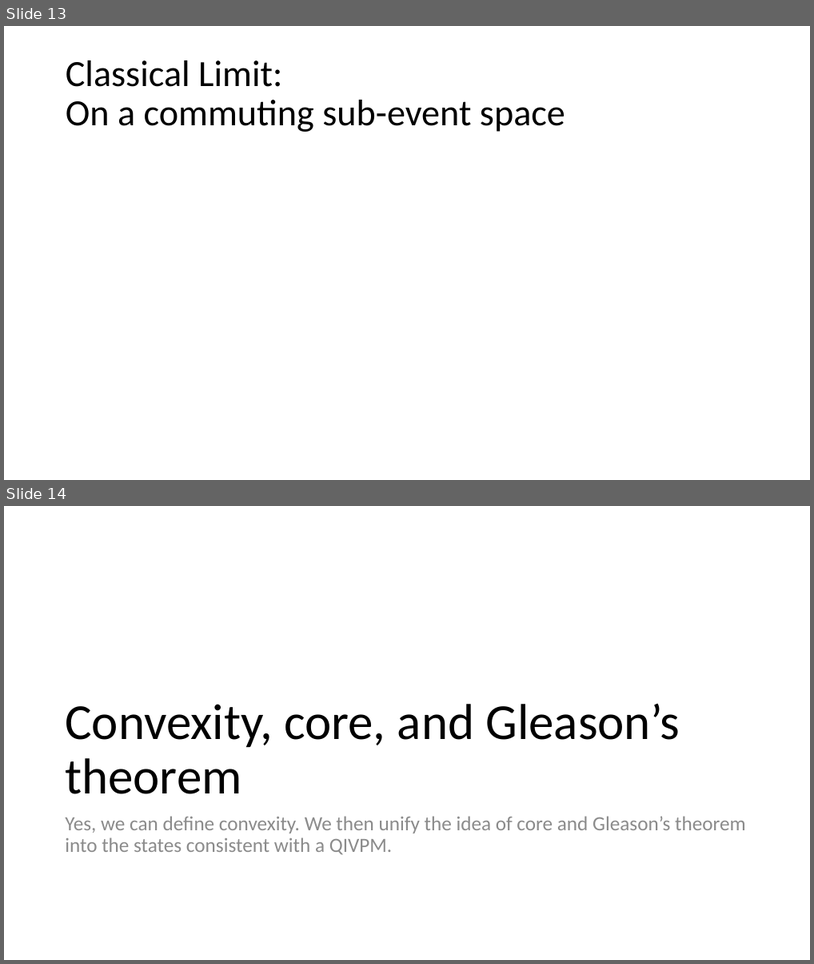
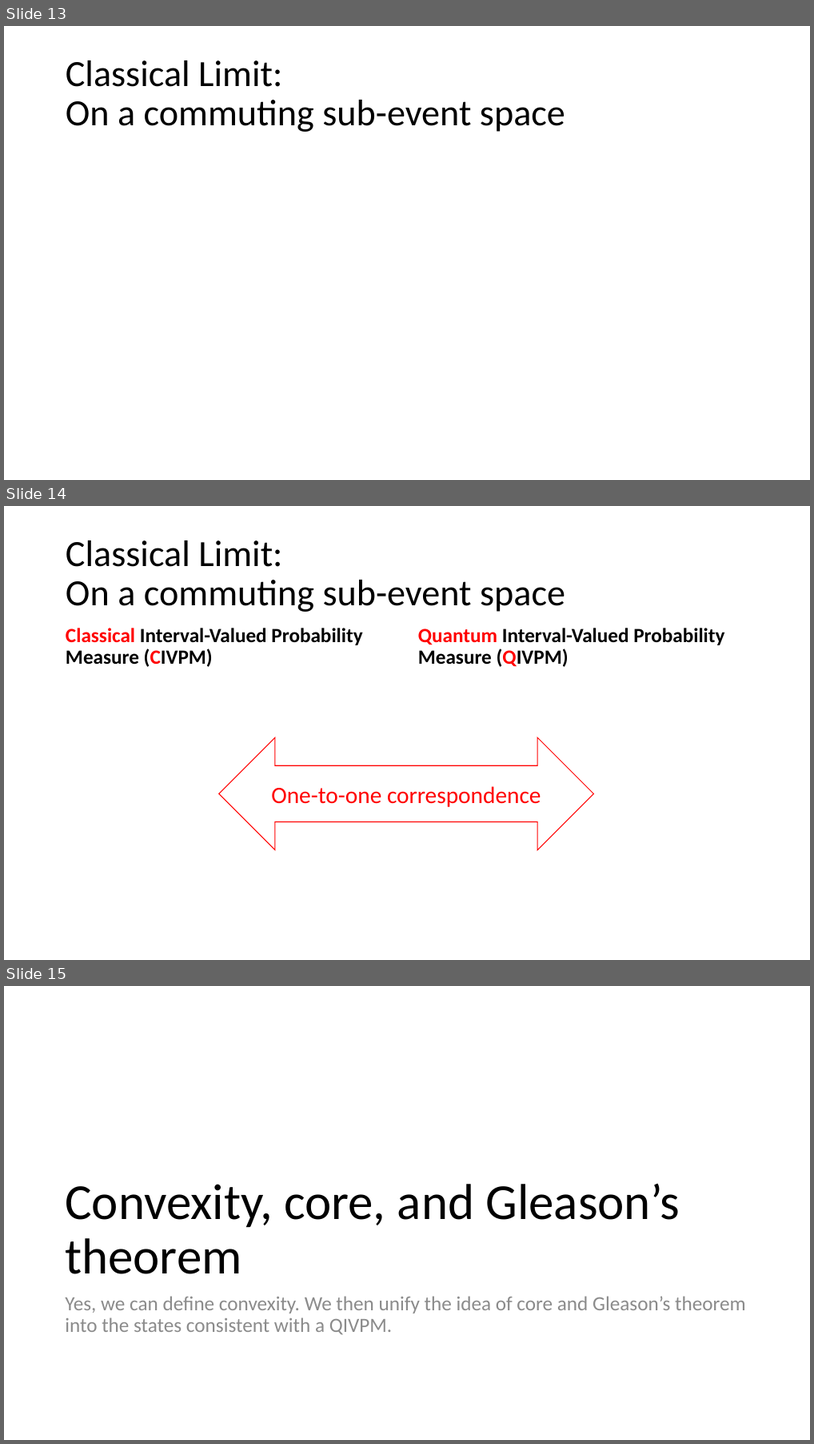
Before and after one commit to yuttai/Contextuality-and-Nonlocality-in-Discrete-Quantum-Theory, a slide deck: prop_letter.pptx. Shown one above the other, each under a label of ours: slides 13 and 14 before the commit, slides 13, 14 and 15 after it. The pictures are 814x964 and 814x1444 pixels, drawn with LibreOffice and Linux fonts; fonts in the diff are those of the drawing; grey boxes stand for pictures. Boxes give left, top, right and bottom in pixels: in the first picture for what was removed or moved away, otherwise in the second. Text is boxed around its words. In the diff, an @@ line names an element or a change of style, - is before the commit and + after.

```diff
--- a/prop_letter.pptx
+++ b/prop_letter.pptx
@@ slide 14 added at (4,506,810,960), background #FFFFFF @@
@@ title added at (66,540,566,612), 44 pt, text #000000 @@
+Classical Limit:
+On a commuting sub-event space
@@ text added at (66,628,362,667), 24 pt, text #000000, bold @@
+Classical Interval-Valued Probability Measure (CIVPM)
@@ text added at (418,628,725,667), 24 pt, text #000000, bold @@
+Quantum Interval-Valued Probability Measure (QIVPM)
@@ left right arrow added at (218,737,594,850), fill #FFFFFF, outline #FF0000 1 pt, 28 pt, text #FF0000 @@
+One-to-one correspondence
@@ what was slide 14 is now slide 15 @@
```
Also in this commit, not shown: 1 other slide added.
